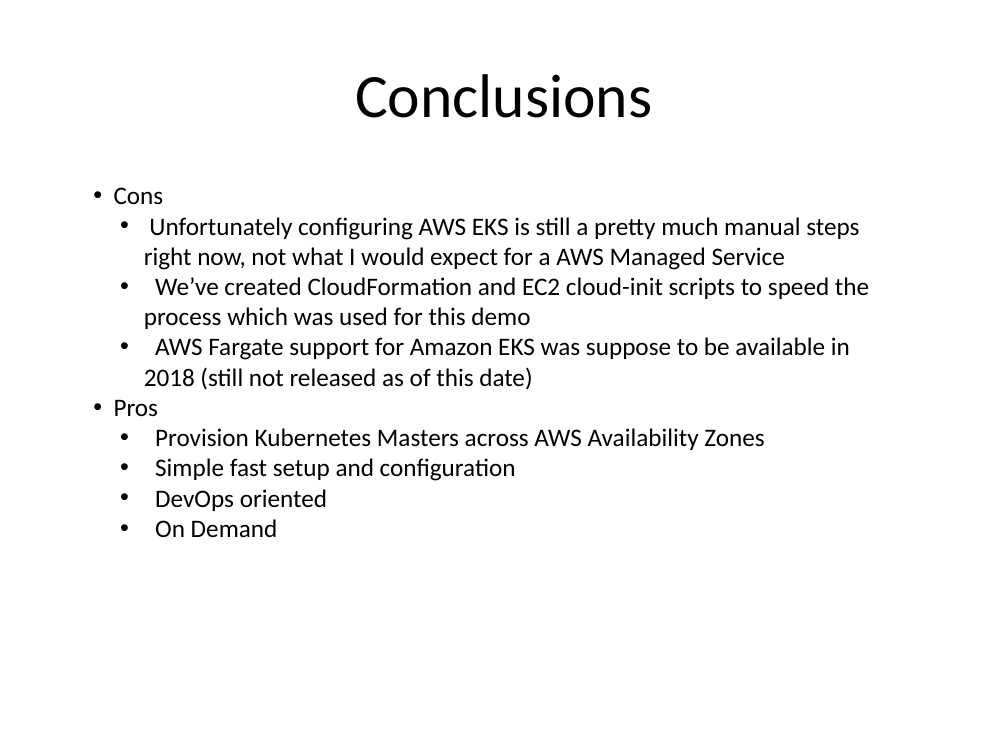
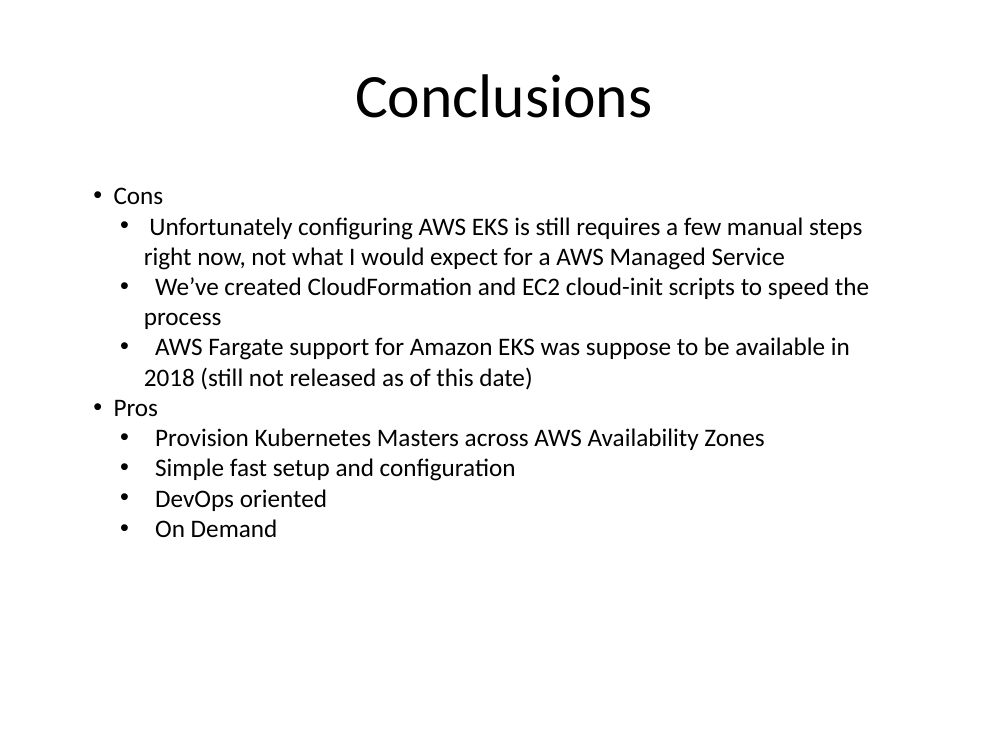
Before and after one commit to kskalvar/aws-eks-cluster-quickstart, a slide deck: slide 10 of slides/AWS-EKS-Cluster-Quickstart.pptx. Drawn at 1008x756 pixels with LibreOffice and Linux fonts; fonts in the diff are those of the drawing; background and template pictures are left out. Boxes give left, top, right and bottom in pixels: in the first picture for what was removed or moved away, otherwise in the second. Text is boxed around its words. In the diff, an @@ line names an element or a change of style, - is before the commit and + after.

Commit message:
Updated slides

```diff
--- a/slides/AWS-EKS-Cluster-Quickstart.pptx
+++ b/slides/AWS-EKS-Cluster-Quickstart.pptx
@@ text at (x1=144, y1=217, x2=869, y2=329): text changed @@
-  • Unfortunately configuring AWS EKS is still a pretty much manual steps right now, not what I would expect for a AWS Managed Service
-  • We’ve created CloudFormation and EC2 cloud-init scripts to speed the process which was used for this demo
+  • Unfortunately configuring AWS EKS is still requires a few manual steps right now, not what I would expect for a AWS Managed Service
+  • We’ve created CloudFormation and EC2 cloud-init scripts to speed the process
```
